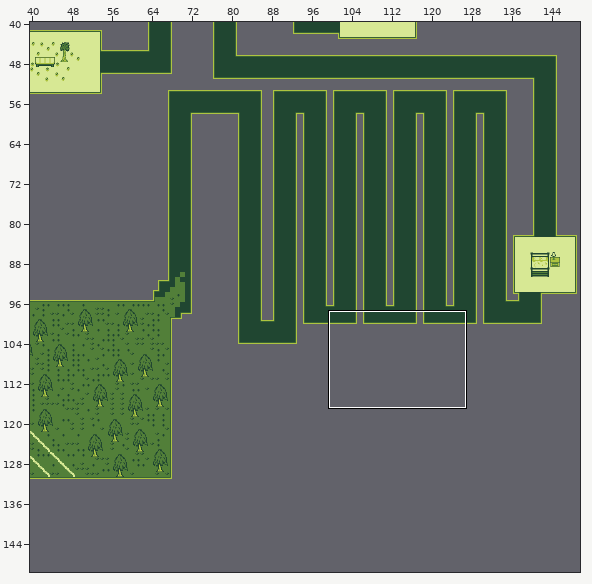
Two states of a Tiled map, assets/tiled/main_map.tmx. Above: a wide view before the commit, with the close-up outlined.
Close-up. Before:
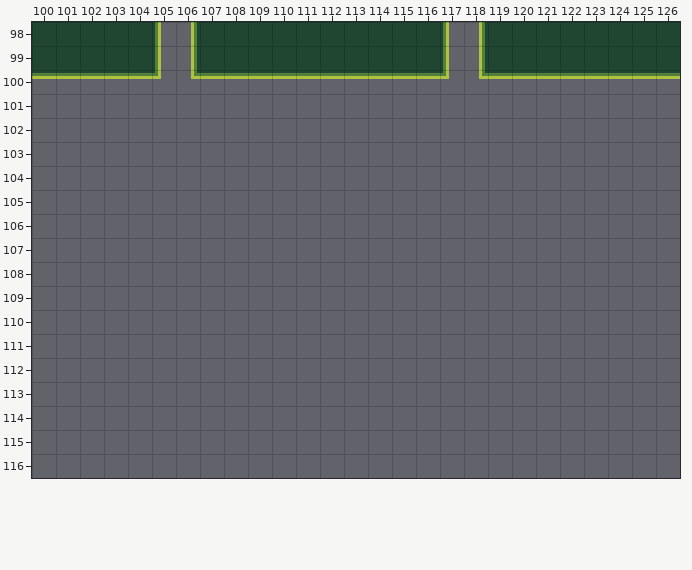
Cells are 8x8 px. Shown: x 100..126, y 98..116. The commit also changed other parts of the map, which this record leaves out.
After:
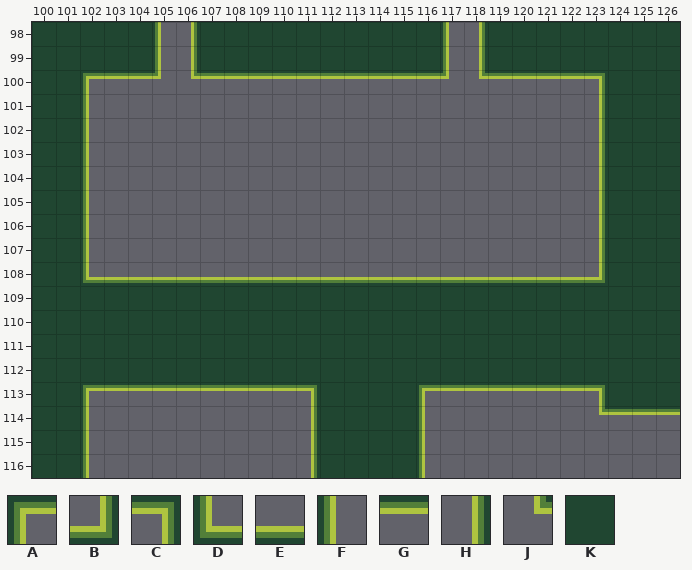
Key: from "world": A 10, B 11, C 12, D 13, E 44, F 45, G 46, H 47, J 64, K 170.
_ is an empty cell.
The edit:
Layer "Tile Layer 1":
The edit turns tile G into tile A in row 100 at x 102.
There is now tile A in row 113 at x 102 and 116.
There is now tile B in row 108 at x 123.
The edit turns tile G into tile C in row 100 at x 123.
There is now tile C in row 113 at x 111 and 123.
There is now tile D in row 108 at x 102.
There is now tile E in row 108 at x 103 to 122.
There is now tile F in rows 101 to 107 at x 102; in rows 114 to 116 at x 102 and 116.
There is now tile G in row 113 at x 103 to 110 and 117 to 122; in row 114 at x 124 to 126.
There is now tile H in rows 101 to 107 at x 123; in rows 114 to 116 at x 111.
There is now tile J in row 114 at x 123.
The edit turns tile G into tile K in row 100 at x 100 to 101 and 124 to 126.
There is now tile K in rows 101 to 108 at x 100 to 101 and 124 to 126; in rows 109 to 112 at x 100 to 126; in row 113 at x 100 to 101, 112 to 115 and 124 to 126; in rows 114 to 116 at x 100 to 101 and 112 to 115.
Where, in picture pixels (left, top, right, bottom), the same in both close-ups:
changed: (32, 73, 680, 478)
